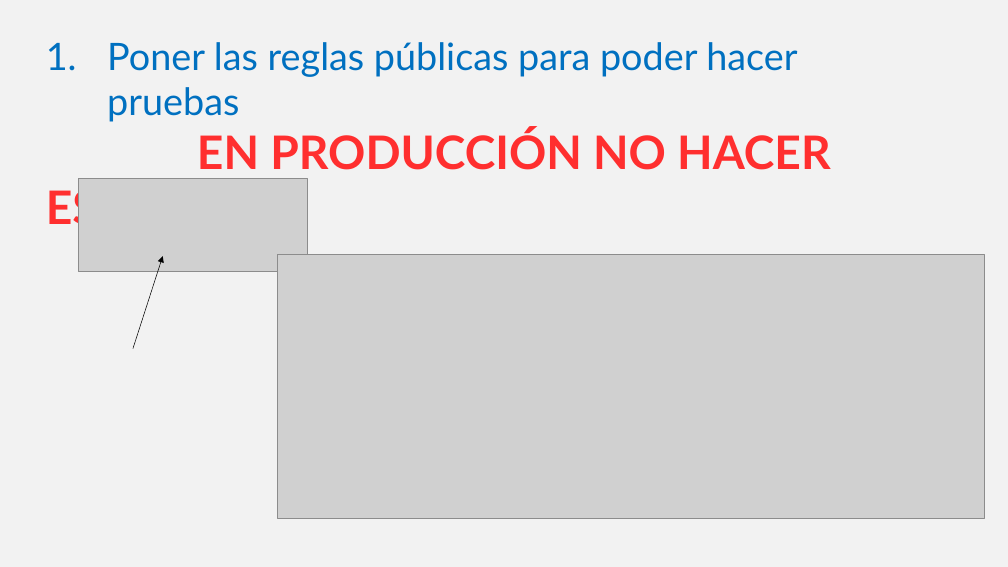
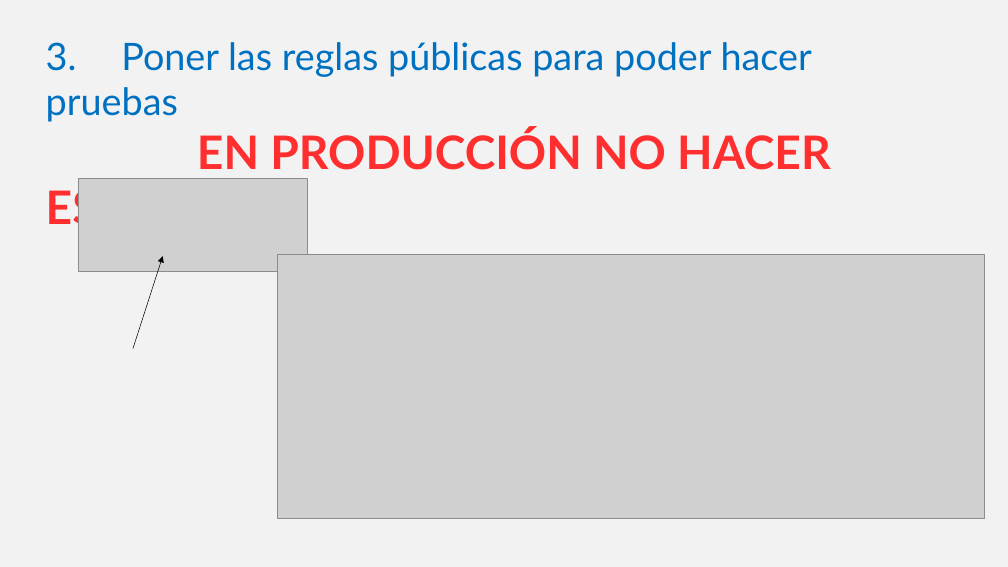
Before and after one commit to YPZ-24/Curso_Firebase, a slide deck: slide 10 of Presentaciones/Presentacion Unica.pptx. Drawn at 1008x567 pixels with LibreOffice and Linux fonts; fonts in the diff are those of the drawing; grey boxes stand for pictures. Boxes give left, top, right and bottom in pixels: in the first picture for what was removed or moved away, otherwise in the second. Text is boxed around its words. In the diff, an @@ line names an element or a change of style, - is before the commit and + after.

```diff
--- a/Presentaciones/Presentacion Unica.pptx
+++ b/Presentaciones/Presentacion Unica.pptx
@@ text at [46,42,812,122]: text changed @@
-1. Poner las reglas públicas para poder hacer pruebas
+3. Poner las reglas públicas para poder hacer pruebas
```
Also in this commit, not shown: 1 other slide changed, 3 slides added, 1 slide removed, 5 other files.
